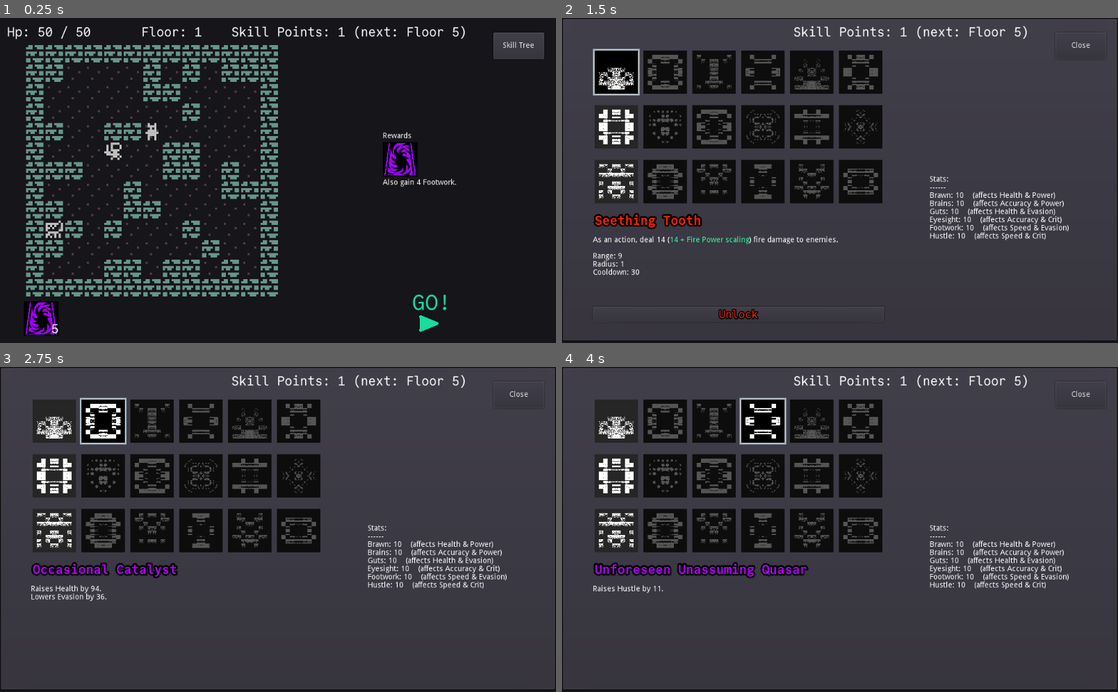
Above: before the commit, frames 1-4 (two rows, left to right).
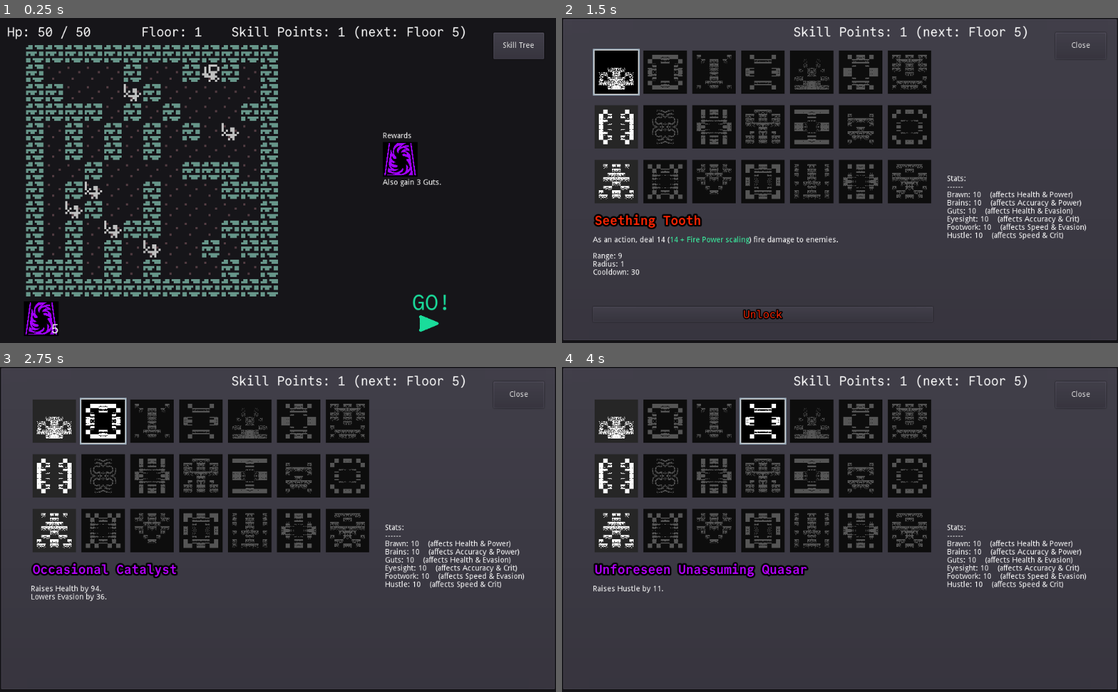
Above: after the commit, the same moments.

Repository: redxaxder/7DRL2024
Game: Godot game, scene res://main.tscn
Two runs of this game, one before a commit and one after it. Both use one fixed random seed, a clock stepped at 60 frames per second and the inputs below.
Inputs (mouse positions are in pixels of both pictures, inside the frame that each line leads up to):
- Up to frame 1 (0.25 s): no input
- Up to frame 2 (1.5 s): click "Skill Tree" at 0.5 s; click (617, 73) at 1.27 s
- Up to frame 3 (2.75 s): click (105, 422) at 2.02 s
- Up to frame 4 (4 s): click (712, 422) at 2.77 s; click (762, 422) at 3.52 s

The runs differ from the first frame. In frame 1, 6.0% of the frame differs, in the area x 8-83%, y 14-80%; in frame 2, 8.1%, in the area x 6-95%, y 10-93%; in frame 3, 7.8%; in frame 4, 7.8%.

Commit message:
Fixed scaling description operator for negative power. Added extra skill column.

Diff:
--- a/ViewSkillTree.tscn
+++ b/ViewSkillTree.tscn
@@ -75,9 +75,9 @@
 
 [node name="Stats" type="RichTextLabel" parent="."]
 unique_name_in_owner = true
-margin_left = 670.0
-margin_top = 284.0
-margin_right = 970.0
-margin_bottom = 584.0
+margin_left = 702.0
+margin_top = 283.0
+margin_right = 1002.0
+margin_bottom = 583.0
 text = "Foo bar asdkflasjfdsa
 "
--- a/data/skills/Ability.gd
+++ b/data/skills/Ability.gd
@@ -97,8 +97,9 @@
 	var base_power = effect.power
 	var scaled_string = ""
 	var modifier_scaling = get_modifier_scaling_desc(ModParam.Power)
-	scaled_string = " ([color=#3affa9]{0} + {1}{2} scaling[/color])".format([
+	scaled_string = " ([color=#3affa9]{0} {1} {2}{3} scaling[/color])".format([
 		effect.power,
+		"+" if effect.power > 0 else "-",
 		"{0}/".format([modifier_scaling]) if modifier_scaling else "",
 		Stat.NAME[Elements.ATTACK[effect.element]]
 	])
--- a/data/skills/SkillTree.gd
+++ b/data/skills/SkillTree.gd
@@ -107,7 +107,7 @@
 		skills.append([])
 	rng.seed = rng_seed
 	for row in 3:
-		for column in 6:
+		for column in 7:
 			if (row + column) % 2 == 0:
 				append_skill(
 					random_ability_skill(rng.randi(), column),
